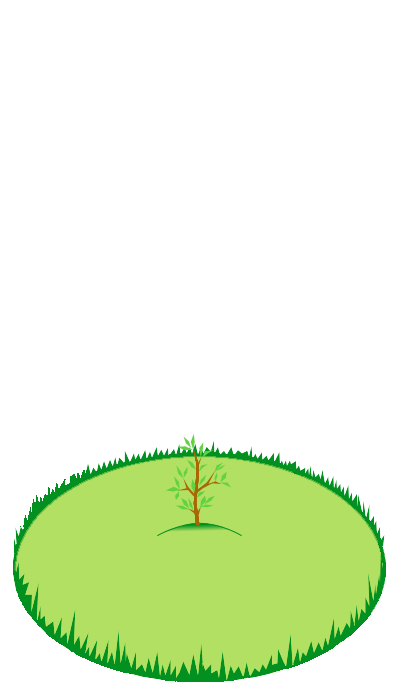
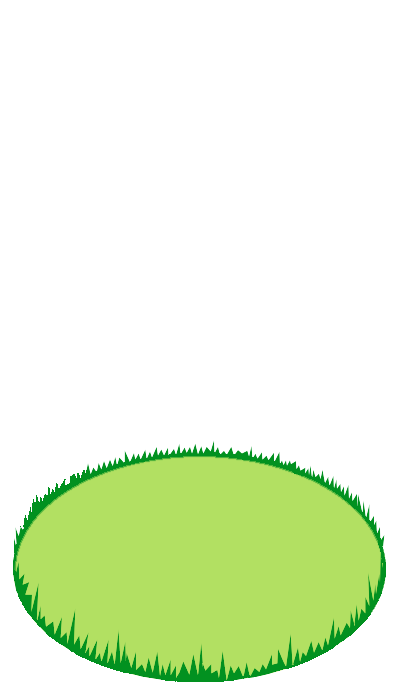
Two versions of the same layered image (w=400, h=700). Layer-by-layer changes:
hid "дерево - 6" over [157, 433, 242, 536]
